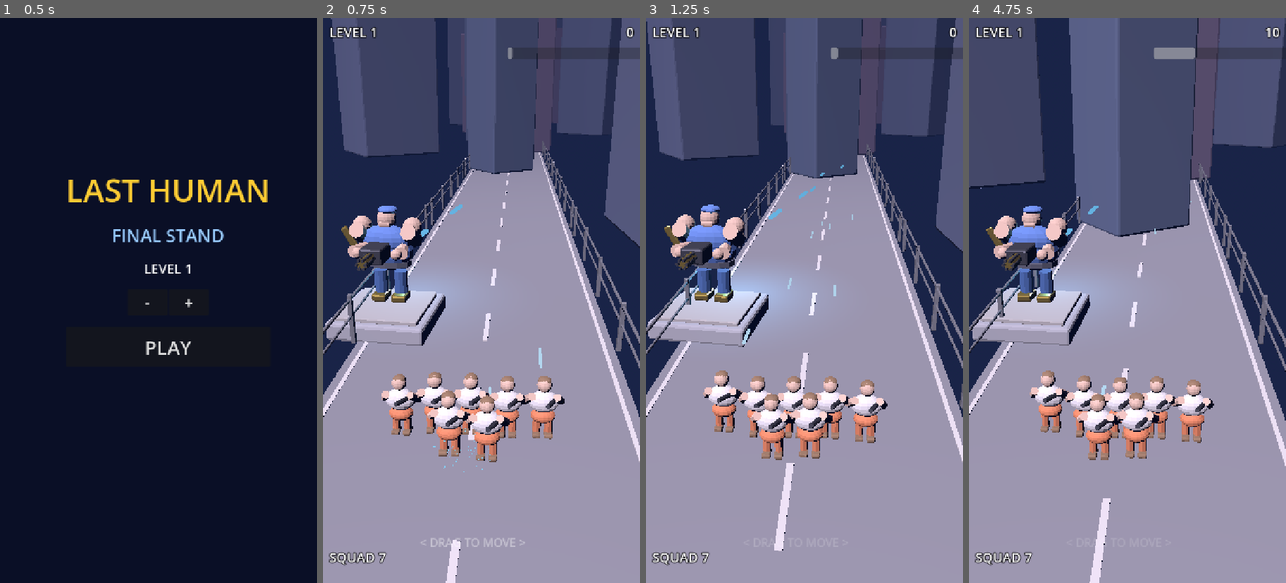
Above: before the commit, frames 1-4 (left to right).
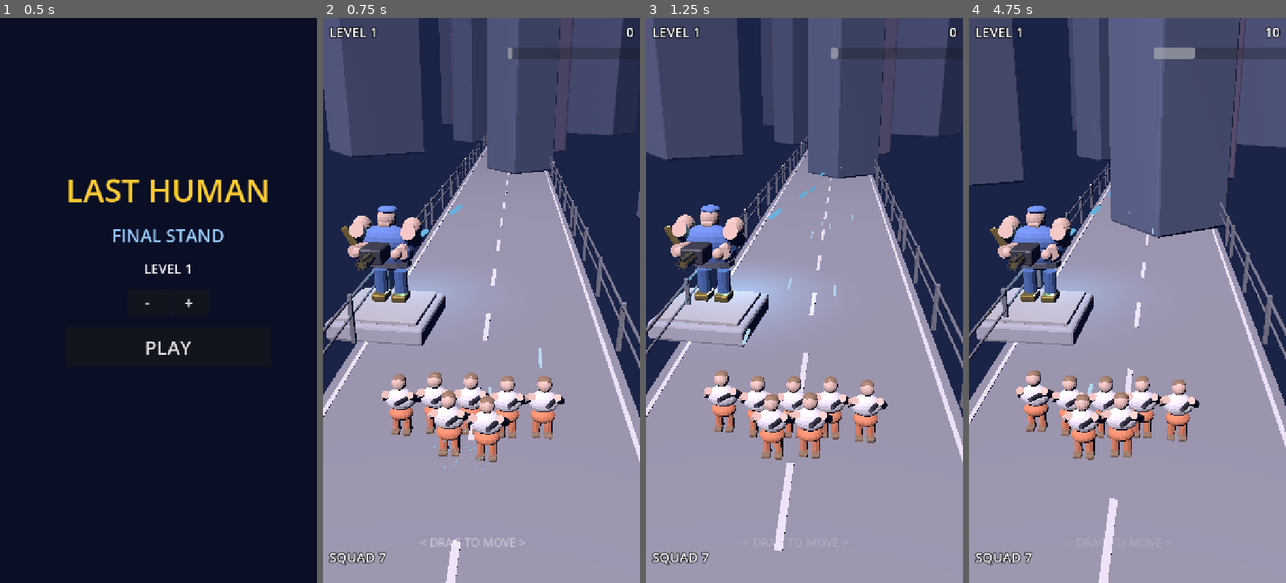
Above: after the commit, the same moments.

Repository: shashwathuchil/Last-Human-Final-Stand
Game: Godot game, scene res://scenes/main.tscn
The game is run twice, just before and just after one commit, with the same random seed, the same clock (stepped at 60 frames per second) and the same inputs.
Inputs (mouse positions are in pixels of both pictures, inside the frame that each line leads up to):
- Up to frame 1 (0.5 s): no input
- Up to frame 2 (0.75 s): click "PLAY" at 0.5 s
- Up to frame 3 (1.25 s): no input
- Up to frame 4 (4.75 s): tap Enter at 1.25 s; move the mouse to (1197, 272) at 1.27 s; hold D 1.28-2 s; click (1197, 272) at 1.42 s; drag from (1064, 328) to (1111, 413) at 2.02 s; move the mouse to (1159, 176) at 2.77 s; hold D 2.78-3.5 s; drag from (1111, 413) to (1032, 215) at 3.52 s; move the mouse to (1222, 385) at 4.27 s; hold A from 4.28 s (still down)

Frame 1 is identical in both runs. In frame 2, 11% of the frame differs, in the area x 0-100%, y 0-41%; in frame 3, 10%; in frame 4, 25%, in the area x 0-100%, y 0-100%.

Commit message:
Fix road obstacles: gates as roadside signs, tighten squad x-limit, push buildings off-road; add Android export preset
Co-Authored-By: Shashwath Uchil <shashwathamruthuchil@gmail.com>

Diff:
--- a/project.godot
+++ b/project.godot
@@ -27,6 +27,7 @@
 
 [rendering]
 
+textures/vram_compression/import_etc2_astc=true
 renderer/rendering_method="gl_compatibility"
 renderer/rendering_method.mobile="gl_compatibility"
 environment/defaults/default_clear_color=Color(0.05, 0.07, 0.14, 1)
--- a/scripts/game.gd
+++ b/scripts/game.gd
@@ -109,7 +109,7 @@
 		var side: float = -1.0 if i % 2 == 0 else 1.0
 		var src: Node3D = meshes[i % meshes.size()]
 		var b: Node3D = src.duplicate()
-		b.position = Vector3(side * randf_range(9.0, 18.0), 0, -i * randf_range(9.0, 13.0) + 8.0)
+		b.position = Vector3(side * randf_range(11.0, 20.0), 0, -i * randf_range(9.0, 13.0) + 8.0)
 		b.rotation.y = randf() * TAU
 		add_child(b)
 	bsrc.queue_free()
@@ -180,7 +180,7 @@
 			var g: Dictionary = ev["gate"]
 			var gate = Gate.new()
 			add_child(gate)
-			gate.position = Vector3(0, 0, squad.position.z - 34.0)
+			gate.position = Vector3(2.9, 0, squad.position.z - 34.0)
 			gate.setup(g["type"], int(g["value"]))
 			gate.applied.connect(_on_gate)
 			gates.append(gate)
--- a/scripts/gate.gd
+++ b/scripts/gate.gd
@@ -1,9 +1,9 @@
 extends Node3D
-# Road gate: banner shows +N / -N / GOLD, applies its modifier when the squad crosses it.
+# Roadside modifier sign: a small flag-style board at the road edge (like the
+# reference "-3" marker), NOT a wall across the road. Applies its modifier when
+# the squad marches past it.
 
 signal applied(type: String, value: int)
-
-const GATE_GLB := "res://assets/models/gate.glb"
 
 var type: String = "add"
 var value: int = 3
@@ -15,40 +15,53 @@
 func setup(t: String, v: int) -> void:
 	type = t
 	value = v
-	var m: Node3D = load(GATE_GLB).instantiate()
-	add_child(m)
+	var c := Color(0.2, 0.9, 0.35)
+	var txt := ""
+	match type:
+		"add":
+			txt = "+%d" % value
+		"remove":
+			txt = "-%d" % value
+			c = Color(1.0, 0.15, 0.15)
+		"gold":
+			txt = "GOLD"
+			c = Color(1.0, 0.8, 0.15)
+	# post + sign board at the road edge
+	var post := MeshInstance3D.new()
+	var pm := CylinderMesh.new()
+	pm.top_radius = 0.06
+	pm.bottom_radius = 0.06
+	pm.height = 2.4
+	post.mesh = pm
+	var rail_mat := StandardMaterial3D.new()
+	rail_mat.albedo_color = Color(0.55, 0.58, 0.62)
+	rail_mat.metallic = 0.6
+	rail_mat.roughness = 0.4
+	post.material_override = rail_mat
+	post.position = Vector3(0, 1.2, 0)
+	add_child(post)
+	_plate = MeshInstance3D.new()
+	var bm := BoxMesh.new()
+	bm.size = Vector3(2.1, 1.0, 0.18)
+	_plate.mesh = bm
+	var pm2 := StandardMaterial3D.new()
+	pm2.albedo_color = c
+	pm2.emission_enabled = true
+	pm2.emission = c
+	pm2.emission_energy_multiplier = 0.5
+	_plate.material_override = pm2
+	_plate.position = Vector3(0, 2.4, 0)
+	add_child(_plate)
 	_label = Label3D.new()
 	_label.billboard = BaseMaterial3D.BILLBOARD_ENABLED
-	_label.font_size = 90
-	_label.pixel_size = 0.012
-	_label.outline_size = 14
+	_label.font_size = 110
+	_label.pixel_size = 0.014
+	_label.outline_size = 16
 	_label.outline_modulate = Color.BLACK
-	_label.position = Vector3(0, 3.25, -0.2)
-	var c := Color(0.2, 0.9, 0.35)
-	match type:
-		"add":
-			_label.text = "+%d" % value
-		"remove":
-			_label.text = "-%d" % value
-			c = Color(1.0, 0.15, 0.15)
-		"gold":
-			_label.text = "GOLD"
-			c = Color(1.0, 0.8, 0.15)
-	_label.modulate = c
+	_label.modulate = Color.WHITE
+	_label.text = txt
+	_label.position = Vector3(0, 2.45, -0.12)
 	add_child(_label)
-	# banner tint plate
-	var pm := StandardMaterial3D.new()
-	pm.albedo_color = c
-	pm.emission_enabled = true
-	pm.emission = c
-	pm.emission_energy_multiplier = 0.6
-	var bm := BoxMesh.new()
-	bm.size = Vector3(5.4, 1.1, 0.15)
-	_plate = MeshInstance3D.new()
-	_plate.mesh = bm
-	_plate.material_override = pm
-	_plate.position = Vector3(0, 3.1, 0.05)
-	add_child(_plate)
 
 func check_squad(squad_z: float) -> void:
 	if triggered or squad_z > position.z:
--- a/scripts/squad.gd
+++ b/scripts/squad.gd
@@ -10,7 +10,7 @@
 
 var speed: float = 6.0
 var target_x: float = 0.0
-var x_limit: float = 3.0
+var x_limit: float = 2.2
 var marching: bool = true
 var runners := []
 var _runner_glb: PackedScene
Not shown, added: export_presets.cfg
